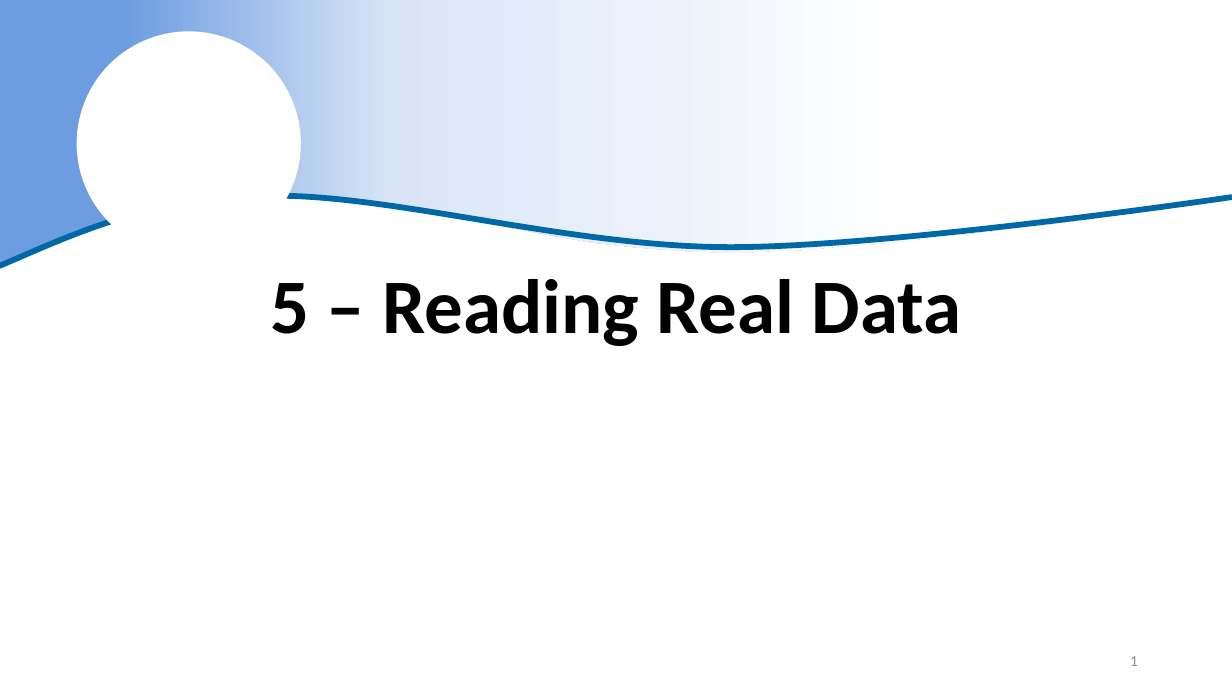
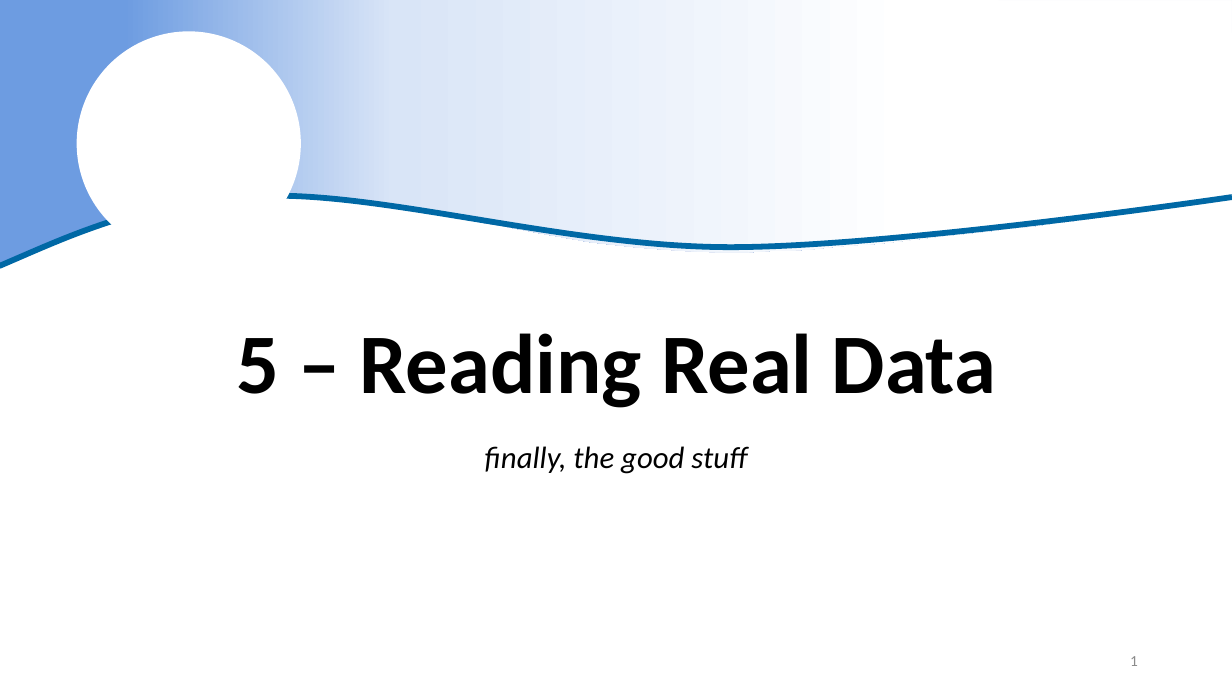
Before and after one commit to justinpriest/ADFG_R_Intro_Workshop, a slide deck: slide 1 of presentations/5 - Reading Real Data.pptx. Drawn at 1232x693 pixels with LibreOffice and Linux fonts; fonts in the diff are those of the drawing; background and template pictures are left out. Boxes give left, top, right and bottom in pixels: in the first picture for what was removed or moved away, otherwise in the second. Text is boxed around its words. In the diff, an @@ line names an element or a change of style, - is before the commit and + after.

```diff
--- a/presentations/5 - Reading Real Data.pptx
+++ b/presentations/5 - Reading Real Data.pptx
@@ title "5 – Reading Real Data": place and size @@
-title "5 – Reading Real Data" at [270,279,962,346]
+title "5 – Reading Real Data" at [236,333,997,408]
@@ title "5 – Reading Real Data" at [236,333,997,408]: size 60 to 66 pt @@
@@ subtitle added at [485,446,747,474], 24 pt, text #000000, italic @@
+finally, the good stuff
```
Also in this commit, not shown: 2 other slides changed, 8 other files.
